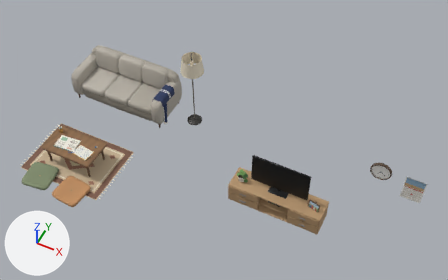
The glTF model assets/models/env/second_ai/bb_support/tutor_props.glb, before and after one commit.
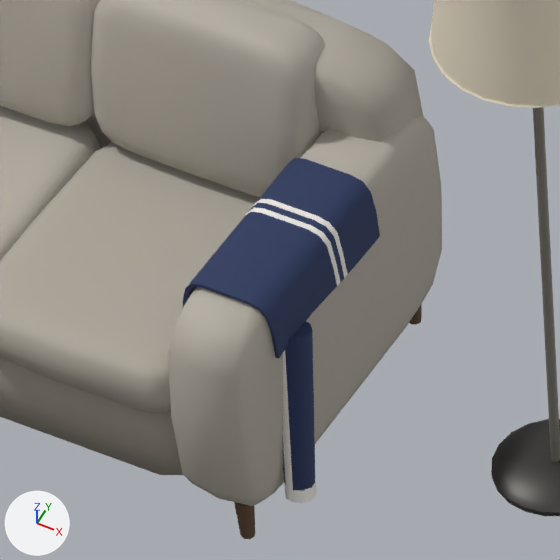
There are two pictures of each version: one whole from a 50 mm camera at (2.53, -5.83, 8.53) aimed at (-0.49, 0.21, 0.98), one close up on the part from 29% to 44% of the width and 24% to 47% of the height. The lights are fixed; the arrows at lower left show +X, +Y and +Z. The last two pictures show the newer version. Where no turn or scale is listed for an object, it has been applied to the vertices. Vertices at exactly the same position are counted once.

The first close-up shows 'tutor_lamp_metal', 'tutor_lamp_vc', 'tutor_sofa_vc'.
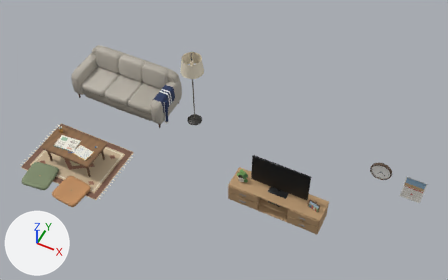
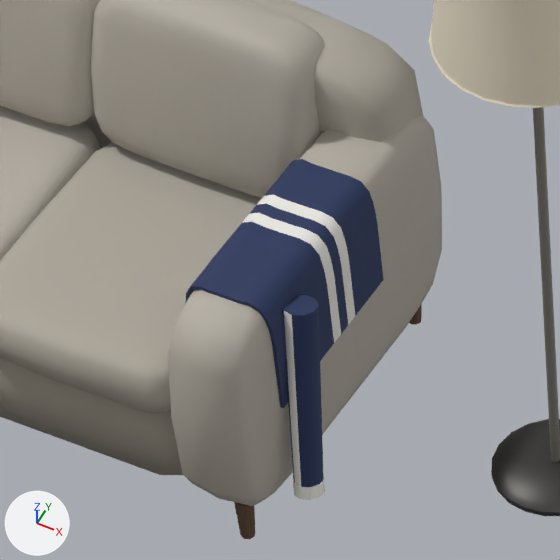
The edits, one by one:
me_tutor_sofa_vc is used by ob_tutor_sofa_vc; location (-3.0, 1.1, 0.0).
me_tutor_sofa_vc had 1638 vertices, 3208 faces and spanned x -0.98..1.04, y -0.44..0.44, z 0.0..0.84.
me_tutor_sofa_vc now has 2048 vertices, 4028 faces and spans x -0.98..1.06, y -0.44..0.44, z 0.0..0.84.
me_tutor_sofa_vc part 1: the loose piece of 20 vertices spanning x 0.94..1.03, y -0.32..-0.18, z 0.13..0.53 is scaled about its middle by (0.959, 0.987, 1.16), then moved by (0.02, 0.0, 0.05).
me_tutor_sofa_vc part 2: the loose piece of 20 vertices spanning x 0.97..1.04, y -0.33..-0.26, z 0.1..0.15 is moved by (0.02, 0.0, 0.02).
me_tutor_sofa_vc part 3: 25 vertices moved from x 0.77..0.99, y -0.3..0.12, z 0.49..0.65 to x 0.77..0.98, y -0.3..0.12, z 0.45..0.64; 227 vertices removed from x 0.76..0.99, y -0.3..0.12, z 0.48..0.65; 637 vertices added at x 0.77..0.99, y -0.3..0.12, z 0.36..0.65.
me_tutor_sofa_vc part 4: 7 kept faces spanning x 0.97..0.98, y 0.06..0.12, z 0.45..0.53 get new vertex colours; the middle colour goes from white #eceae4 to dark blue #24345c.

Location of each change, (x1, y1, x2, y2) in pixels of the close-ups (560 x 560 px; the box of a moved part takes in the faces that stretch with it):
part 1 of me_tutor_sofa_vc, moved or reshaped: before (282, 321, 315, 491); after (283, 295, 323, 487)
part 2 of me_tutor_sofa_vc, moved or reshaped: before (284, 482, 316, 503); after (293, 475, 325, 500)
part 3 of me_tutor_sofa_vc, cut back: before (183, 158, 380, 359); after (186, 159, 383, 408)
part 4 of me_tutor_sofa_vc, recoloured: after (364, 233, 379, 250)
